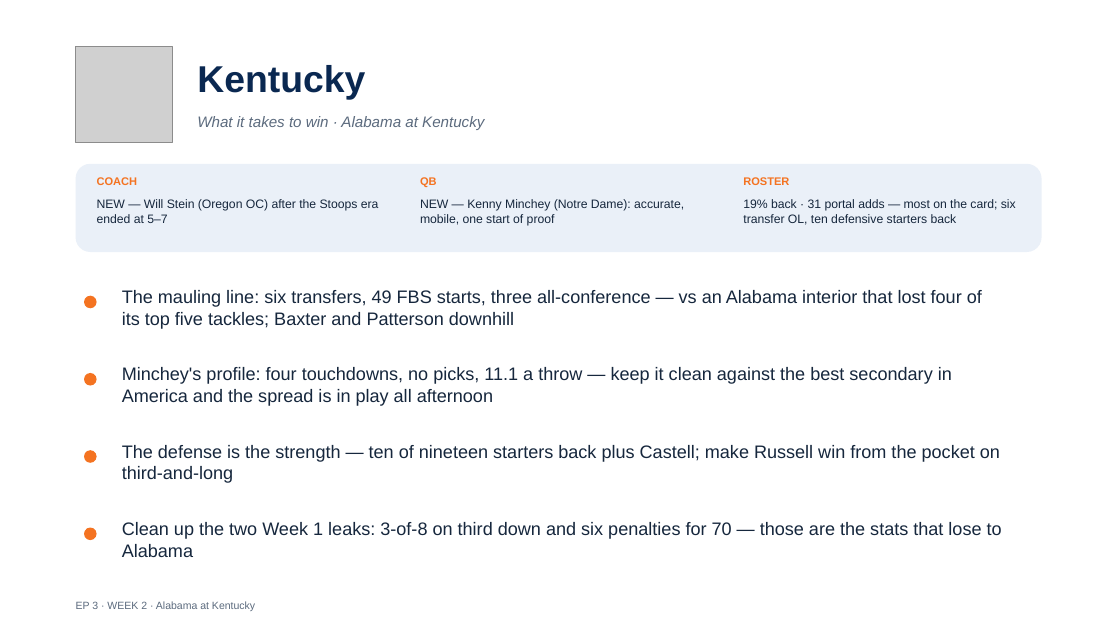
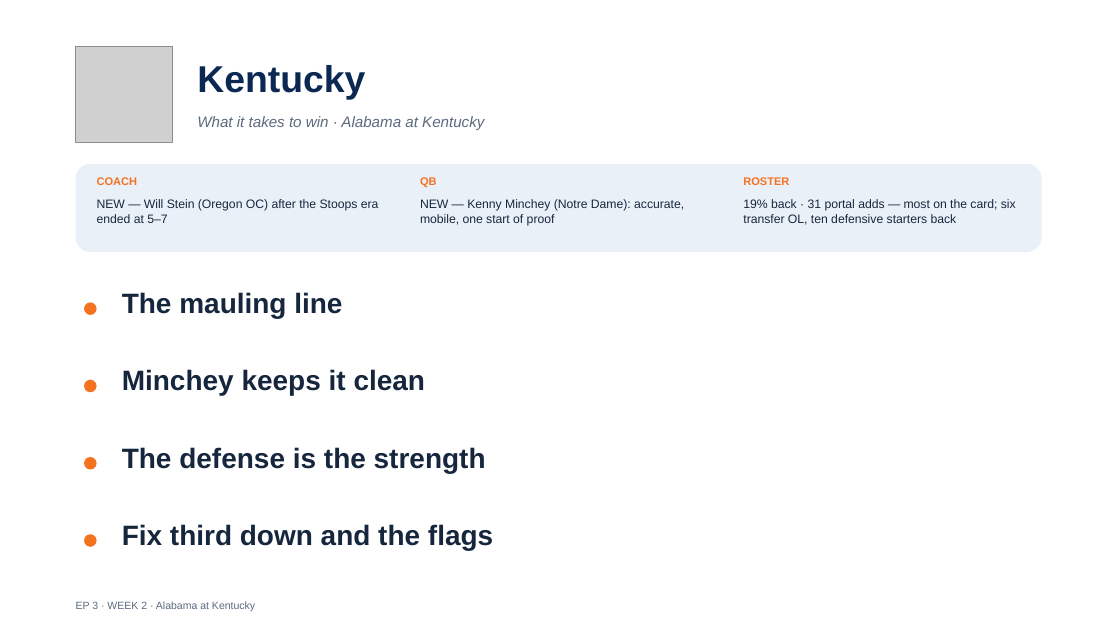
Before and after one commit to lucasalvarezflorida-lab/ncaa-fbs-analytics, a slide deck: slide 17 of decks/2026_Week2_Episode3.pptx. Drawn at 1120x630 pixels with LibreOffice and Linux fonts; fonts in the diff are those of the drawing; grey boxes stand for pictures. Boxes give left, top, right and bottom in pixels: in the first picture for what was removed or moved away, otherwise in the second. Text is boxed around its words. In the diff, an @@ line names an element or a change of style, - is before the commit and + after.

```diff
--- a/decks/2026_Week2_Episode3.pptx
+++ b/decks/2026_Week2_Episode3.pptx
@@ text at (122, 292, 342, 318): text changed; size 15.5 to 24 pt; bold on @@
-The mauling line: six transfers, 49 FBS starts, three all-conference — vs an Alabama interior that lost four of its top five tackles; Baxter and Patterson downhill
+The mauling line
@@ text at (122, 369, 426, 396): text changed; size 15.5 to 24 pt; bold on @@
-Minchey's profile: four touchdowns, no picks, 11.1 a throw — keep it clean against the best secondary in America and the spread is in play all afternoon
+Minchey keeps it clean
@@ text at (122, 447, 486, 473): text changed; size 15.5 to 24 pt; bold on @@
-The defense is the strength — ten of nineteen starters back plus Castell; make Russell win from the pocket on third-and-long
+The defense is the strength
@@ 4 ellipses: place and size @@
-4 ellipses at (84, 296, 97, 540)
+4 ellipses at (84, 302, 97, 547)
@@ text at (122, 524, 493, 550): text changed; size 15.5 to 24 pt; bold on @@
-Clean up the two Week 1 leaks: 3-of-8 on third down and six penalties for 70 — those are the stats that lose to Alabama
+Fix third down and the flags
```
Also in this commit, not shown: 14 other slides changed, 1 other file.
